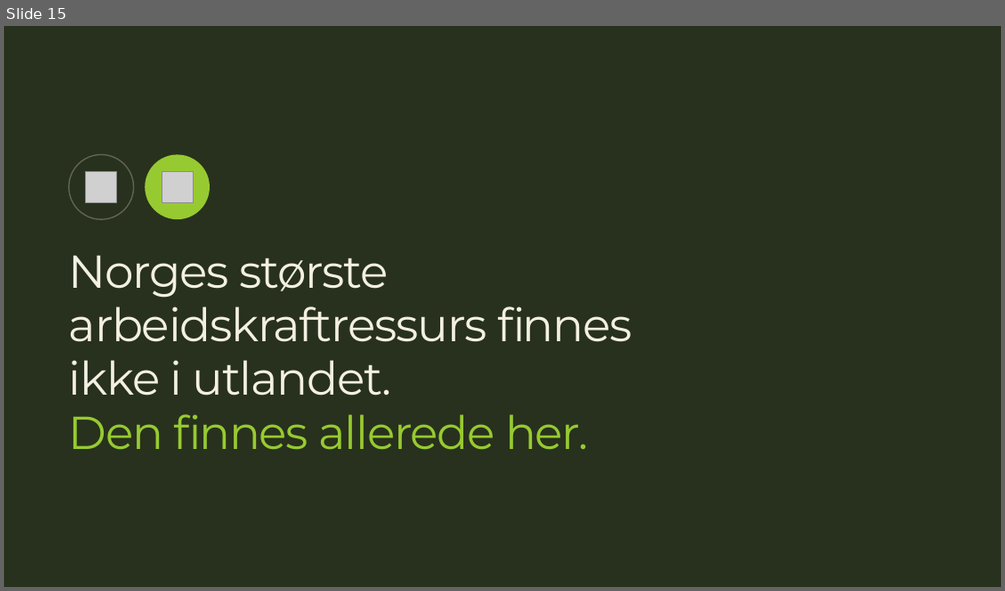
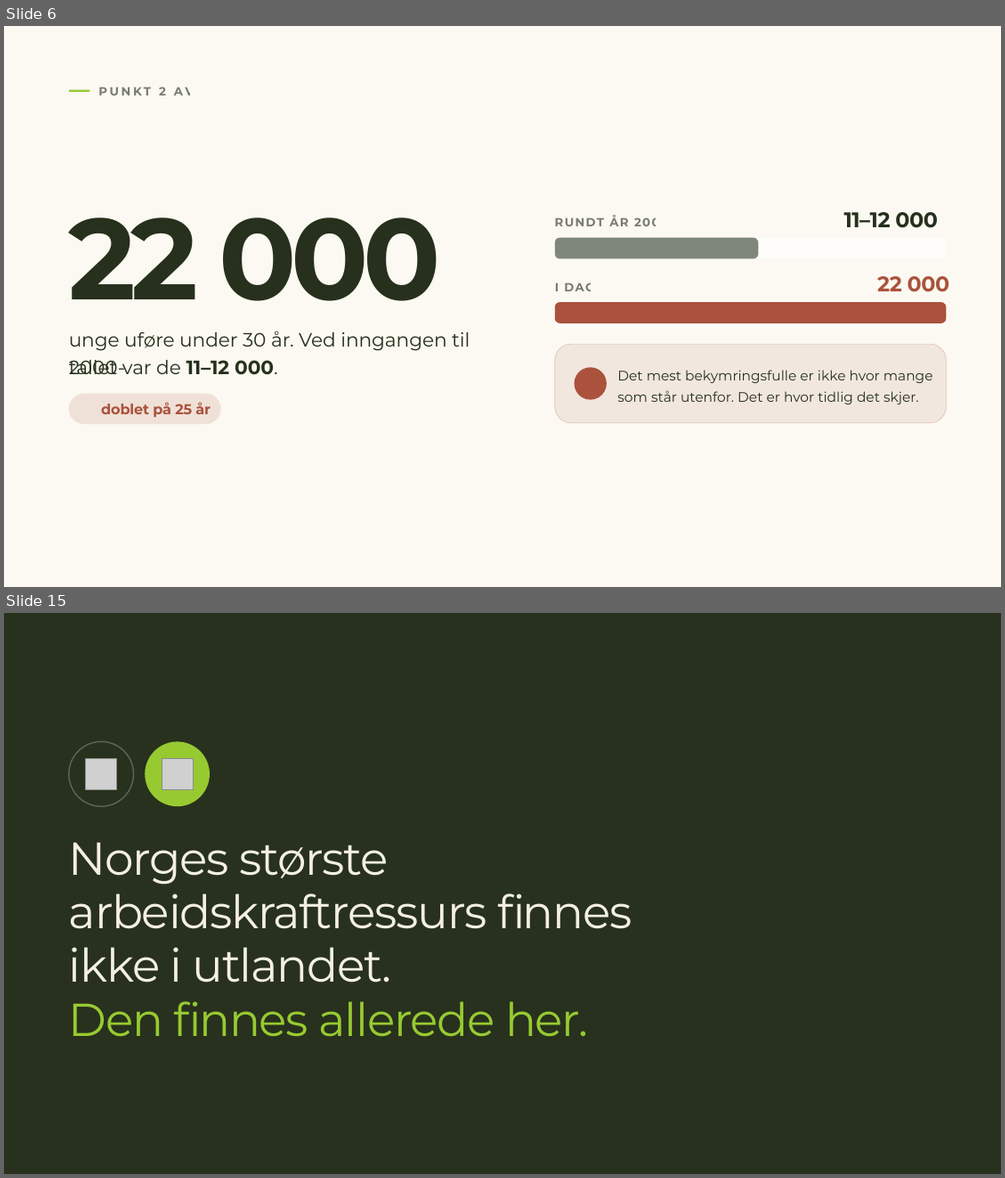
Before and after one commit to MarcusEvensen-Org/iarbeid-riketstilstand, a slide deck: Rikets tilstand 2026.pptx. Shown one above the other, each under a label of ours: slide 15 before the commit, slides 6 and 15 after it; the slides between them are not shown. The pictures are 1005x591 and 1005x1178 pixels, drawn with LibreOffice and Linux fonts; fonts in the diff are those of the drawing; grey boxes stand for pictures; background and template pictures are left out. Boxes give left, top, right and bottom in pixels: in the first picture for what was removed or moved away, otherwise in the second. Text is boxed around its words. In the diff, an @@ line names an element or a change of style, - is before the commit and + after.

```diff
--- a/Rikets tilstand 2026.pptx
+++ b/Rikets tilstand 2026.pptx
@@ slide 6 added at <box>4,26,1001,587</box>, background picture (left out) @@
@@ rounded rectangle added at <box>69,89,90,92</box>, fill #97CA31 @@
@@ text added at <box>159,87,194,95</box>, 11.4 pt, text #26301C at 62% opacity, bold @@
+PUNKT 2 AV 10
@@ text added at <box>844,212,938,228</box>, 20.4 pt, text #26301C, bold @@
+11–12 000
@@ text added at <box>69,217,442,301</box>, 110.4 pt, text #26301C, bold @@
+22 000
@@ text added at <box>555,217,669,226</box>, 11.4 pt, text #26301C at 62% opacity, bold @@
+RUNDT ÅR 2000
@@ rounded rectangle added at <box>555,238,947,258</box>, fill #FFFFFF at 55% opacity @@
@@ rounded rectangle added at <box>555,238,759,258</box>, fill #7F877D @@
@@ text added at <box>555,282,594,291</box>, 11.4 pt, text #26301C at 62% opacity, bold @@
+I DAG
@@ text added at <box>877,276,950,292</box>, 20.4 pt, text #AA523C, bold @@
+22 000
@@ rounded rectangle added at <box>555,308,947,329</box>, fill #FFFFFF at 55% opacity @@
@@ rounded rectangle added at <box>555,302,947,323</box>, fill #AA523C @@
@@ text added at <box>69,330,469,374</box>, 18.6 pt, text #26301C @@
+unge uføre under 30 år. Ved inngangen til 2000-
@@ rounded rectangle added at <box>555,344,947,422</box>, fill #AA523C at 10% opacity, outline #AA523C 0.6 pt @@
@@ text added at <box>69,360,278,375</box>, 18.6 pt, text #26301C @@
+tallet var de 11–12 000.
@@ ellipse added at <box>574,367,606,399</box>, fill #AA523C @@
@@ text added at <box>617,370,933,383</box>, 13.2 pt, text #26301C @@
+Det mest bekymringsfulle er ikke hvor mange
@@ rounded rectangle added at <box>69,394,221,424</box>, fill #AA523C at 14% opacity @@
@@ text added at <box>617,390,919,404</box>, 13.2 pt, text #26301C @@
+som står utenfor. Det er hvor tidlig det skjer.
@@ text added at <box>101,402,210,417</box>, 13.8 pt, text #AA523C, bold @@
+doblet på 25 år
```
Also in this commit, not shown: 20 slides changed, 5 other slides added, 2 slides removed, 2 other files.
